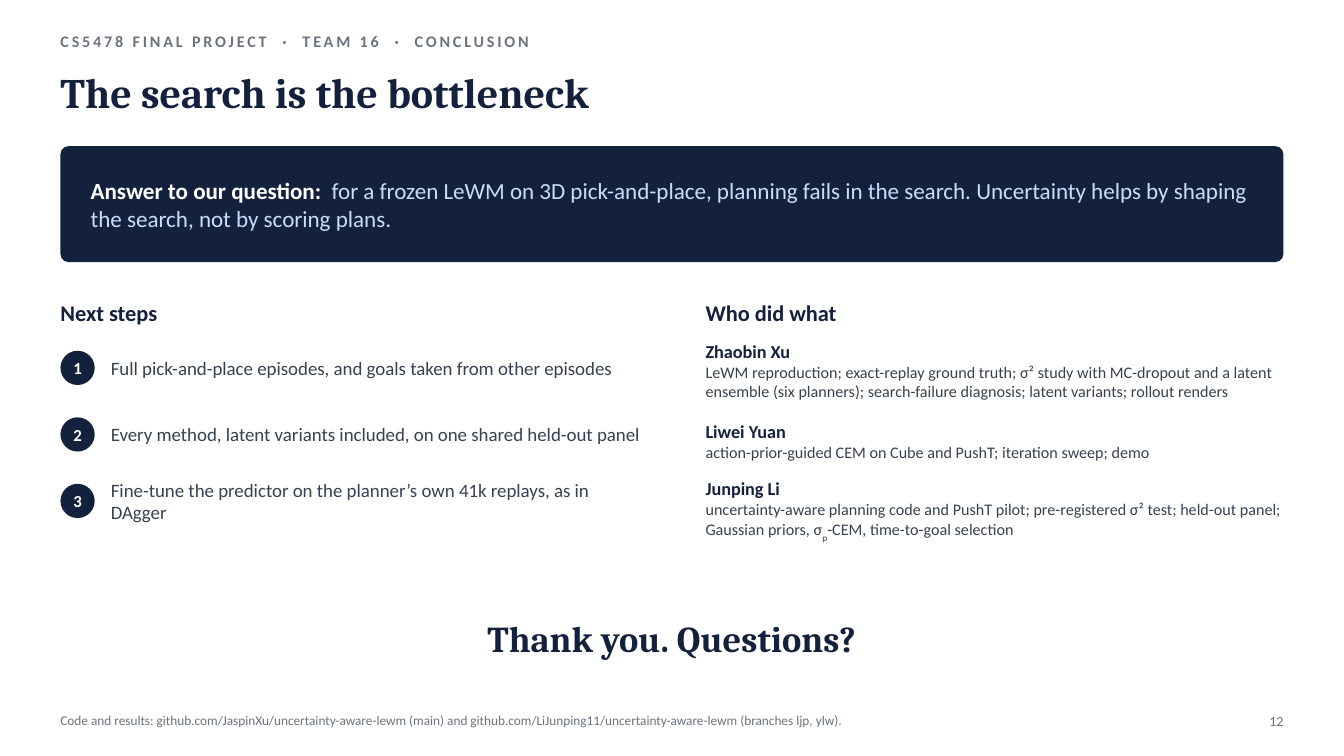
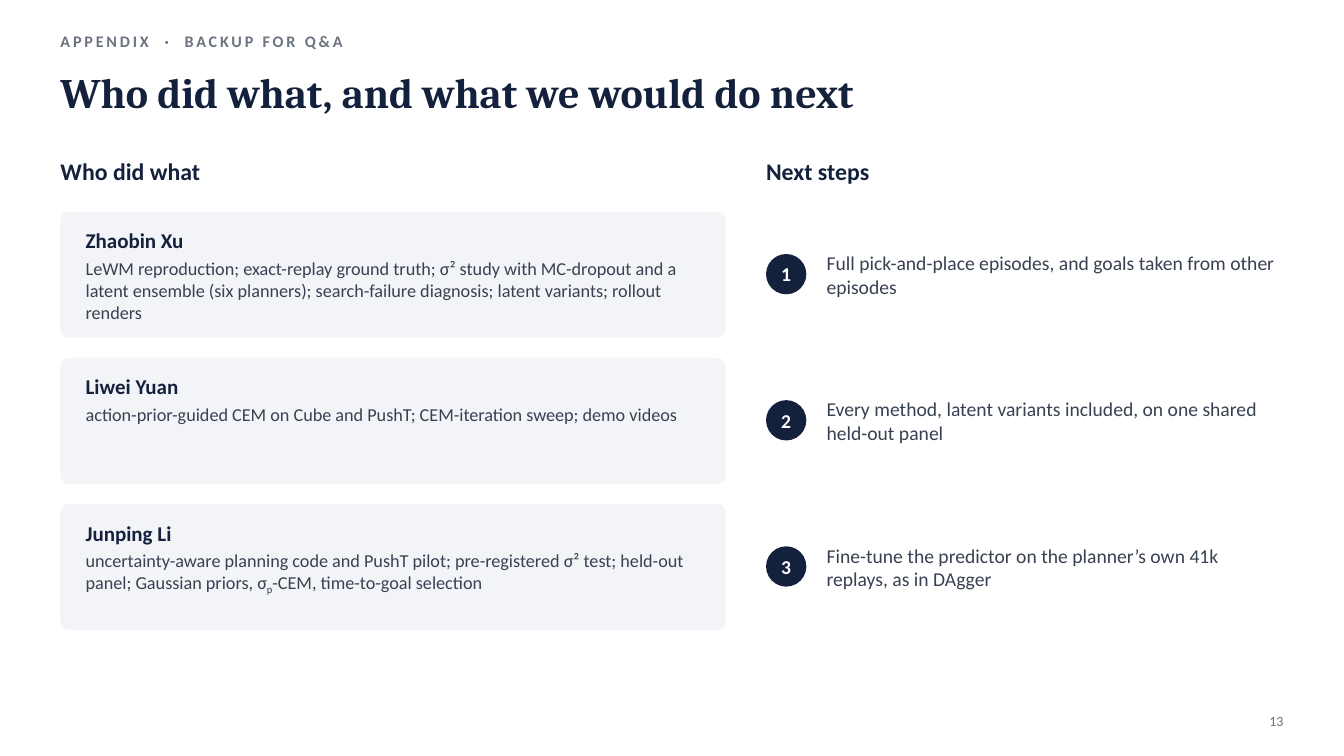
Before and after one commit to JaspinXu/uncertainty-aware-lewm, a slide deck: slide 13 of report/slides/CS5478_final_presentation.pptx (slide 12 before the commit). Drawn at 1344x756 pixels with LibreOffice and Linux fonts; fonts in the diff are those of the drawing. Boxes give left, top, right and bottom in pixels: in the first picture for what was removed or moved away, otherwise in the second. Text is boxed around its words. In the diff, an @@ line names an element or a change of style, - is before the commit and + after.

```diff
--- a/report/slides/CS5478_final_presentation.pptx
+++ b/report/slides/CS5478_final_presentation.pptx
@@ text removed at [60, 36, 529, 47] @@
-CS5478 FINAL PROJECT · TEAM 16 · CONCLUSION
@@ text added at [60, 36, 343, 49], 11.5 pt, text #6B7280, bold @@
+APPENDIX · BACKUP FOR Q&A
@@ text at [60, 78, 853, 114]: text changed @@
-The search is the bottleneck
+Who did what, and what we would do next
@@ rounded rectangle removed at [60, 146, 1284, 262] @@
@@ text "Who did what" at [60, 163, 200, 180]: size 16 to 17 pt @@
@@ text "Who did what": place and size @@
-text "Who did what" at [706, 305, 836, 321]
+text "Who did what" at [60, 163, 200, 180]
@@ text "Next steps": place and size @@
-text "Next steps" at [60, 306, 157, 325]
+text "Next steps" at [766, 164, 869, 184]
@@ text "Next steps" at [766, 164, 869, 184]: size 16 to 17 pt @@
@@ text removed at [91, 183, 1246, 231] @@
-Answer to our question: for a frozen LeWM on 3D pick-and-place, planning fails in the search. Uncertainty helps by shaping the search, not by scoring plans.
@@ rounded rectangle added at [60, 212, 726, 338], fill #F3F4F8 @@
@@ text "Zhaobin Xu": place and size @@
-text "Zhaobin Xu" at [706, 345, 1272, 400]
+text "Zhaobin Xu" at [86, 233, 677, 319]
@@ text "Zhaobin Xu" at [86, 233, 677, 319]: size 13 to 15 pt in "Zhaobin Xu"; size 11.5 to 13 pt; more space between paragraphs @@
@@ text "Full pick-and-place episodes, and goals ...": place and size @@
-text "Full pick-and-place episodes, and goals ..." at [111, 362, 611, 379]
+text "Full pick-and-place episodes, and goals ..." at [827, 256, 1274, 297]
@@ ellipse "1": place and size @@
-ellipse "1" at [60, 351, 95, 385]
+ellipse "1" at [766, 254, 807, 294]
@@ rounded rectangle added at [60, 358, 726, 484], fill #F3F4F8 @@
@@ text "Every method, latent variants included, ...": place and size @@
-text "Every method, latent variants included, ..." at [111, 428, 639, 444]
+text "Every method, latent variants included, ..." at [827, 402, 1257, 443]
@@ text at [86, 379, 179, 394]: size 13 to 15 pt in "Liwei Yuan"; more space between paragraphs @@
@@ text "Liwei Yuan": place and size @@
-text "Liwei Yuan" at [706, 425, 1150, 461]
+text "Liwei Yuan" at [86, 379, 677, 424]
@@ text at [86, 408, 677, 424]: text changed; size 11.5 to 13 pt @@
-action-prior-guided CEM on Cube and PushT; iteration sweep; demo
+action-prior-guided CEM on Cube and PushT; CEM-iteration sweep; demo videos
@@ ellipse "2": place and size @@
-ellipse "2" at [60, 417, 95, 452]
+ellipse "2" at [766, 400, 807, 441]
@@ rounded rectangle added at [60, 504, 726, 630], fill #F3F4F8 @@
@@ size 13.5 to 14 pt in 3 elements at [827, 256, 1274, 297], [827, 402, 1257, 443], [827, 549, 1219, 590] @@
@@ text "Fine-tune the predictor on the ...": place and size @@
-text "Fine-tune the predictor on the ..." at [111, 484, 589, 522]
+text "Fine-tune the predictor on the ..." at [827, 549, 1219, 590]
@@ text "Junping Li": place and size @@
-text "Junping Li" at [706, 482, 1281, 538]
+text "Junping Li" at [86, 526, 683, 592]
@@ text "Junping Li" at [86, 526, 683, 592]: size 13 to 15 pt in "Junping Li"; size 11.5 to 13 pt; now subscript in "σp-CEM,"; more space between paragraphs @@
@@ size 12 to 14 pt in 3 elements at [766, 254, 807, 294], [766, 400, 807, 441], [766, 546, 807, 587] @@
@@ ellipse "3": place and size @@
-ellipse "3" at [60, 484, 95, 518]
+ellipse "3" at [766, 546, 807, 587]
@@ text removed at [487, 626, 856, 660] @@
-Thank you. Questions?
@@ text removed at [60, 715, 842, 727] @@
-Code and results: github.com/JaspinXu/uncertainty-aware-lewm (main) and github.com/LiJunping11/uncertainty-aware-lewm (branches ljp, ylw).
```
Also in this commit, not shown: 11 other slides changed, 2 slides added, 1 slide removed, 2 other files.
